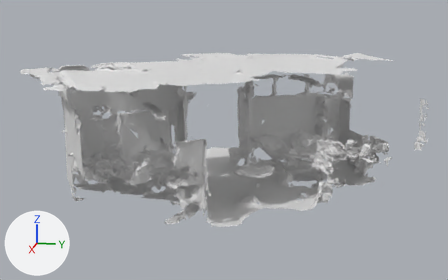
Before and after pictures for a commit that changed the OBJ model src/unity/unity-vision-demo/Assets/HoloToolkit/SpatialMapping/Tests/Support/SRMesh.obj.
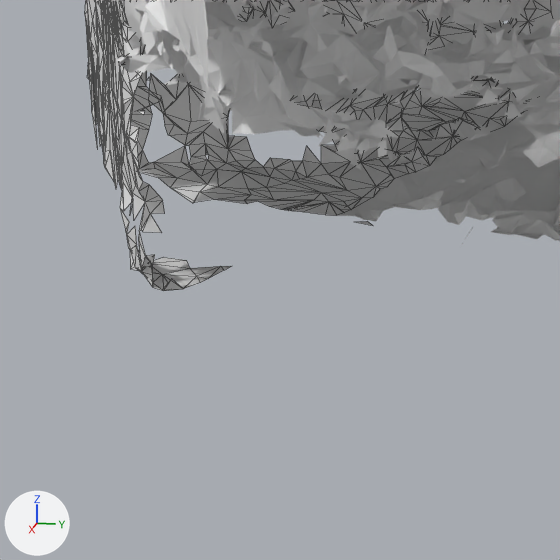
Each version is shown whole from a camera (50 mm lens) standing at (12.79, 4.64, 3.41) and looking at (-1.23, 1.83, -0.09), then close up on the part from 12% to 29% of the width and 58% to 85% of the height. Every picture has the same lights, and +X, +Y and +Z are marked at lower left. The close-ups show mesh edges as thin lines. Where no turn or scale is listed for an object, it has been applied to the vertices. Vertices at the same position are counted once.
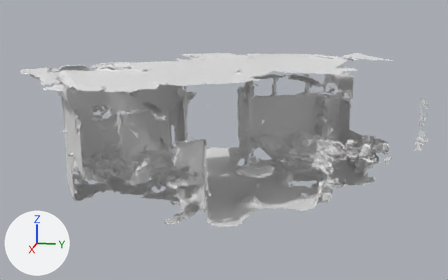
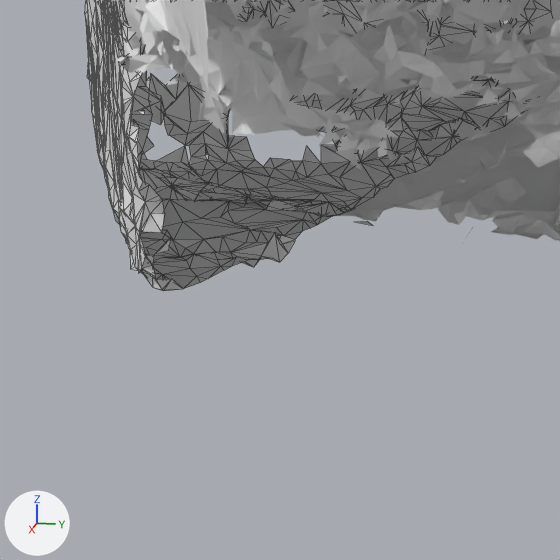
Commit message: Développeur C++/PYTHON Confirmé/Expert-Secteur Spatial (H/F)

Pixel boxes (x1, y1, x2, y2) of what changed, in the close-ups (560 x 560 px):
'Object.22', reshaped: before (85, 0, 231, 291); after (85, 0, 339, 291)
part 1 of me_object_22, added: after (91, 51, 336, 291)

The change, as a diff of the scene's bpy script:
```diff
--- a/src/unity/unity-vision-demo/Assets/HoloToolkit/SpatialMapping/Tests/Support/SRMesh.obj.py
+++ b/src/unity/unity-vision-demo/Assets/HoloToolkit/SpatialMapping/Tests/Support/SRMesh.obj.py
@@ me_object_22 @@
 # used by ob_object_22; location = (0.0, 0.0, 0.0)
-me_object_22.from_pydata(...)  # 318 vertices, 472 faces; spans x -0.235..0.983, y -1.704..-0.94, z -1.132..-0.308
+me_object_22.from_pydata(...)  # 496 vertices, 814 faces; spans x -0.235..0.983, y -1.704..-0.816, z -1.186..-0.308
+# me_object_22 part 1
+# 173 vertices are added at x -0.215..0.866, y -1.65..-0.816, z -1.186..-0.925
+# 338 new faces join them
```
